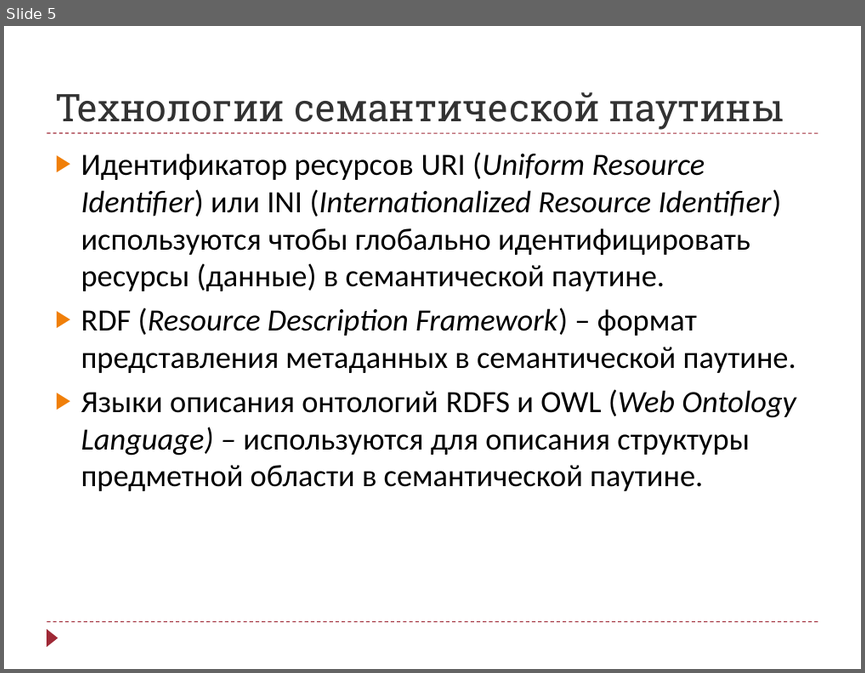
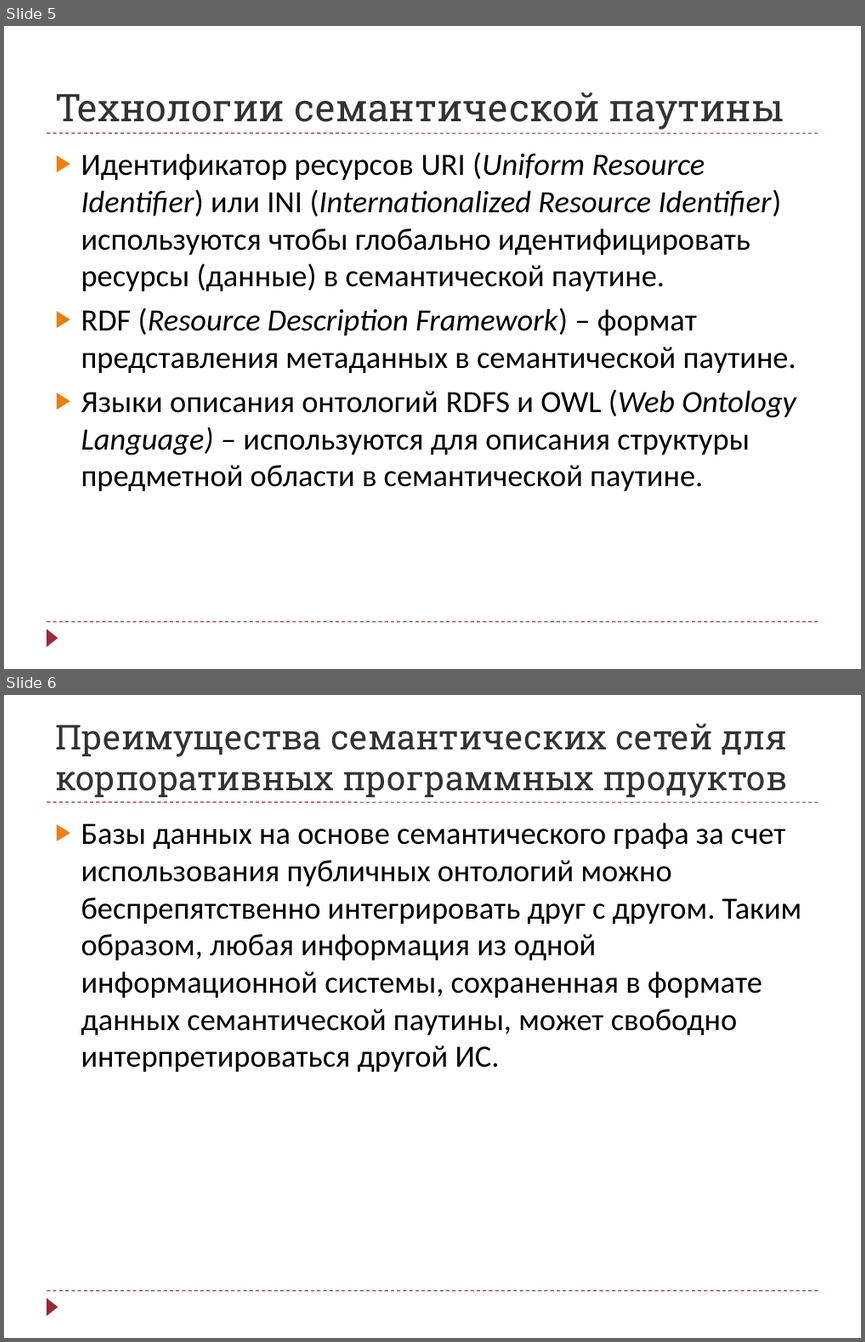
Before and after one commit to arthan1011/diploma, a slide deck: Semantic Presentation.pptx. Shown one above the other, each under a label of ours: slide 5 before the commit, slides 5 and 6 after it. The pictures are 865x673 and 865x1342 pixels, drawn with LibreOffice and Linux fonts; fonts in the diff are those of the drawing. Boxes give left, top, right and bottom in pixels: in the first picture for what was removed or moved away, otherwise in the second. Text is boxed around its words. In the diff, an @@ line names an element or a change of style, - is before the commit and + after.

```diff
--- a/Semantic Presentation.pptx
+++ b/Semantic Presentation.pptx
@@ slide 6 added at (4, 695, 861, 1338), background #FFFFFF; not listed: 3 template elements that a slide beside it also shows @@
@@ title added at (55, 723, 787, 798), 28.8 pt, text #323232 @@
+Преимущества семантических сетей для корпоративных программных продуктов
@@ text added at (81, 823, 802, 1072), 26 pt, text #000000 @@
+▶ Базы данных на основе семантического графа за счет использования публичных онтологий можно беспрепятственно интегрировать друг с другом. Таким образом, любая информация из одной информационной системы, сохраненная в формате данных семантической паутины, может свободно интерпретироваться другой ИС.
```
Also in this commit, not shown: 3 other slides added.
